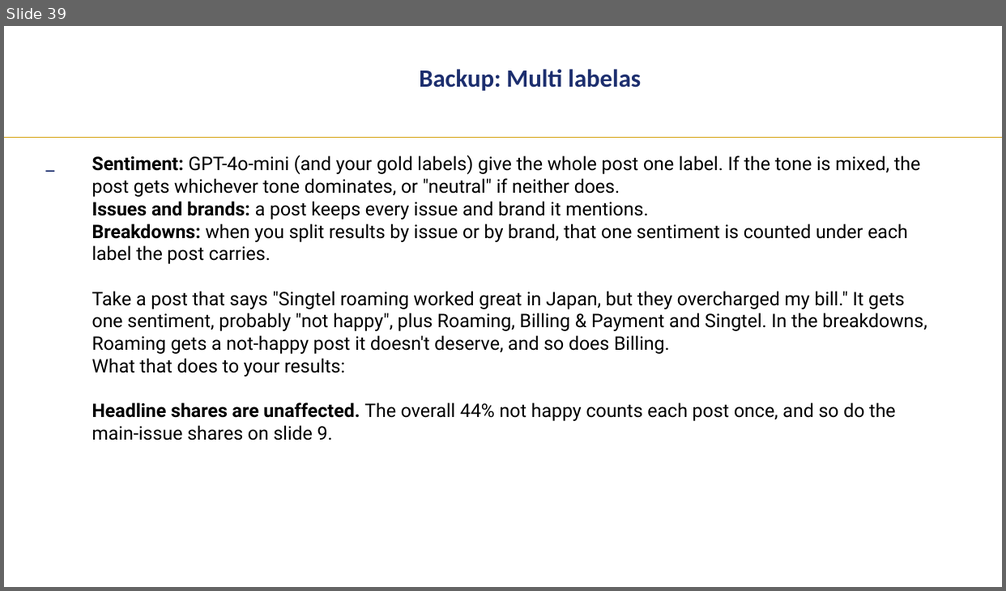
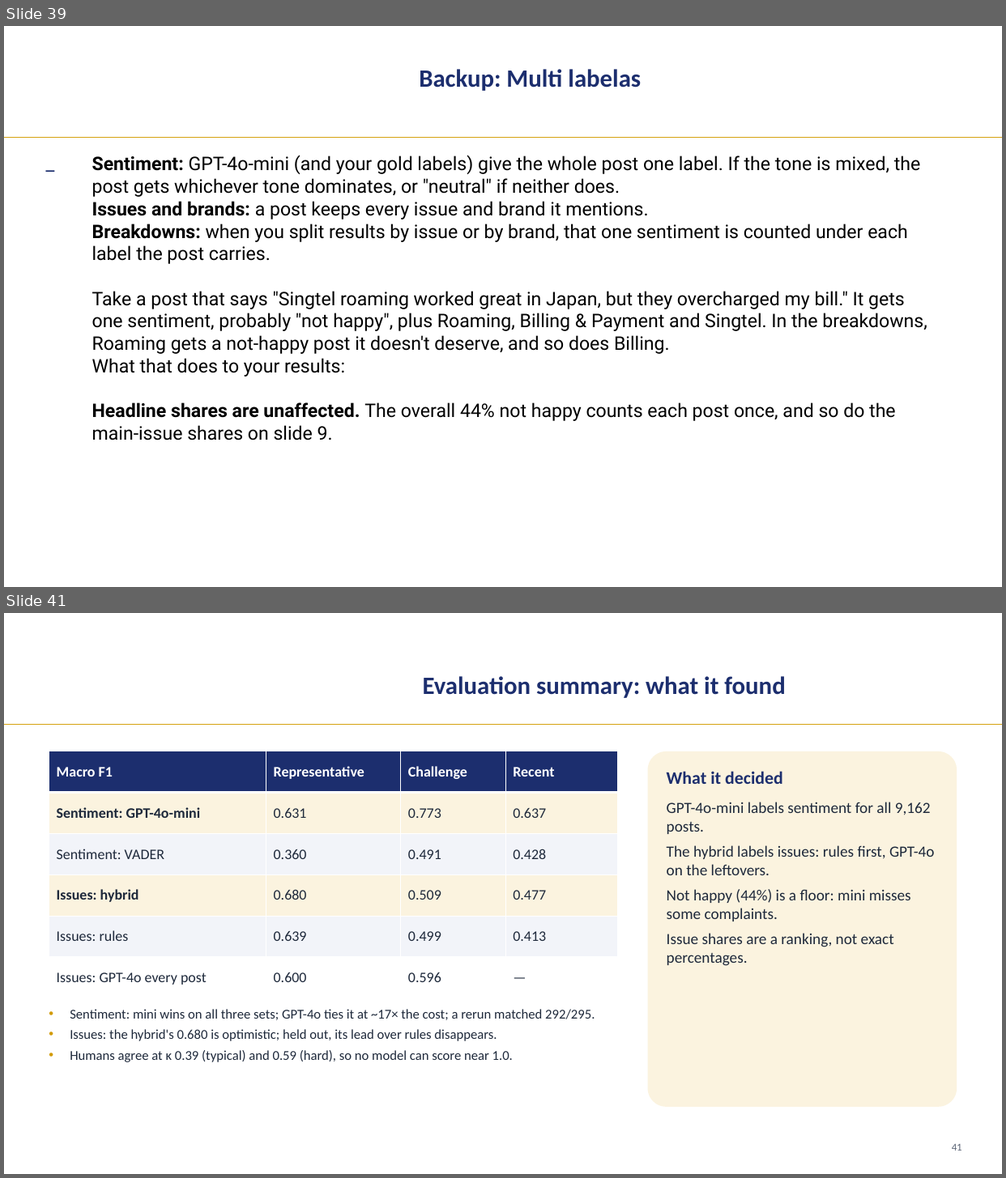
Before and after one commit to LizLicense/Public-Sentiment-Analysis-LLM-powered-Issue-Extraction, a slide deck: presentation/capstone_walkthrough.pptx. Shown one above the other, each under a label of ours: slide 39 before the commit, slides 39 and 41 after it; the slides between them are not shown. The pictures are 1006x591 and 1006x1178 pixels, drawn with LibreOffice and Linux fonts; fonts in the diff are those of the drawing; background and template pictures are left out. Boxes give left, top, right and bottom in pixels: in the first picture for what was removed or moved away, otherwise in the second. Text is boxed around its words. In the diff, an @@ line names an element or a change of style, - is before the commit and + after.

```diff
--- a/presentation/capstone_walkthrough.pptx
+++ b/presentation/capstone_walkthrough.pptx
@@ slide 41 added at box(4, 613, 1002, 1174), background #FFFFFF; not listed: 1 template element that a slide beside it also shows @@
@@ text added at box(423, 676, 785, 698), 24 pt, text #1C2E6E, bold @@
+Evaluation summary: what it found
@@ table added at box(49, 752, 618, 999), 6 rows, 4 columns @@
+Macro F1 | Representative | Challenge | Recent
+Sentiment: GPT-4o-mini | 0.631 | 0.773 | 0.637
+Sentiment: VADER | 0.360 | 0.491 | 0.428
+Issues: hybrid | 0.680 | 0.509 | 0.477
+Issues: rules | 0.639 | 0.499 | 0.413
+Issues: GPT-4o every post | 0.600 | 0.596 | —
@@ rounded rectangle added at box(648, 752, 957, 1107), fill #FBF3DF @@
@@ text added at box(667, 771, 783, 784), 17 pt, text #1C2E6E, bold @@
+What it decided
@@ text added at box(667, 802, 935, 966), 15 pt, text #1E293B @@
+GPT-4o-mini labels sentiment for all 9,162 posts.
+The hybrid labels issues: rules first, GPT-4o on the leftovers.
+Not happy (44%) is a floor: mini misses some complaints.
+Issue shares are a ranking, not exact percentages.
@@ text added at box(70, 1009, 594, 1063), 13 pt, text #1E293B @@
+• Sentiment: mini wins on all three sets; GPT-4o ties it at ~17× the cost; a rerun matched 292/295.
+• Issues: the hybrid's 0.680 is optimistic; held out, its lead over rules disappears.
+• Humans agree at κ 0.39 (typical) and 0.59 (hard), so no model can score near 1.0.
@@ text added at box(952, 1144, 962, 1151), 10 pt, text #5B6475 @@
+41
```
Also in this commit, not shown: 1 slide changed, 1 other slide added, 9 other files.
